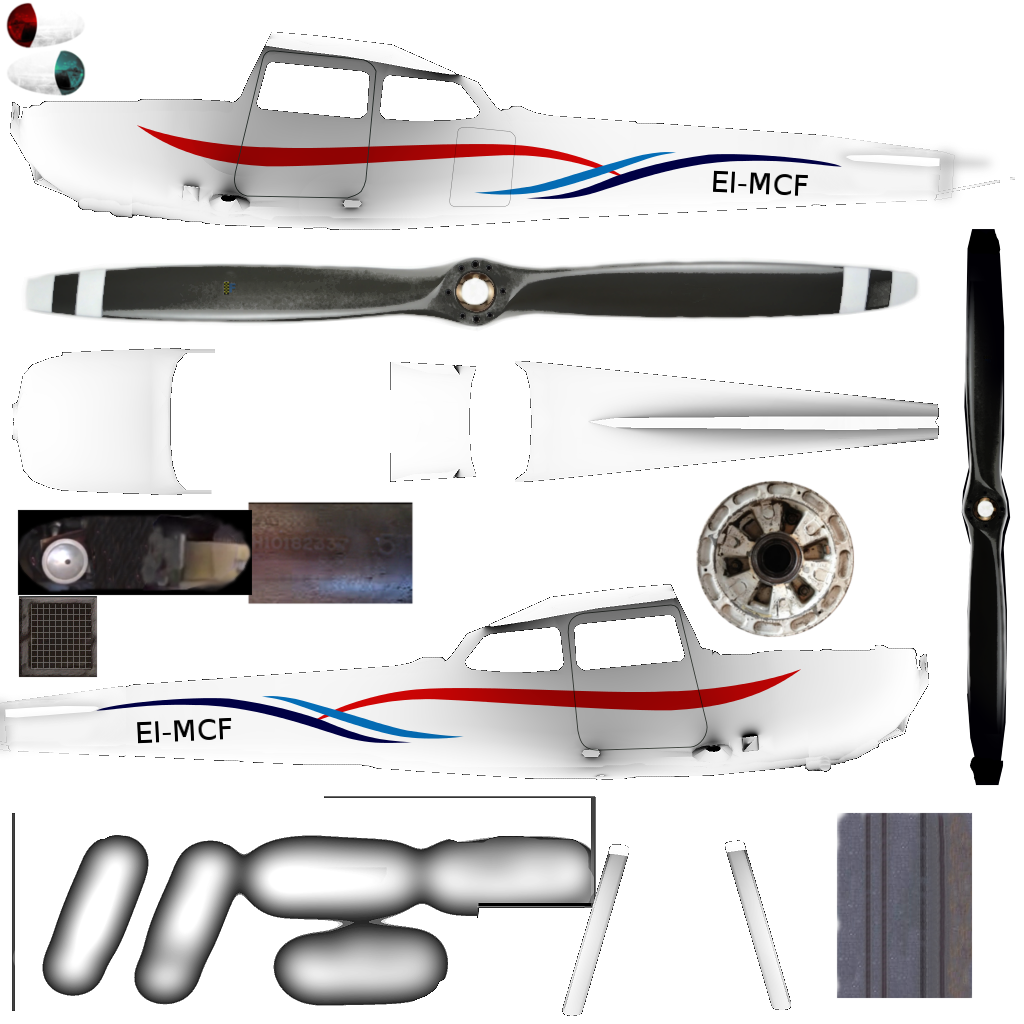
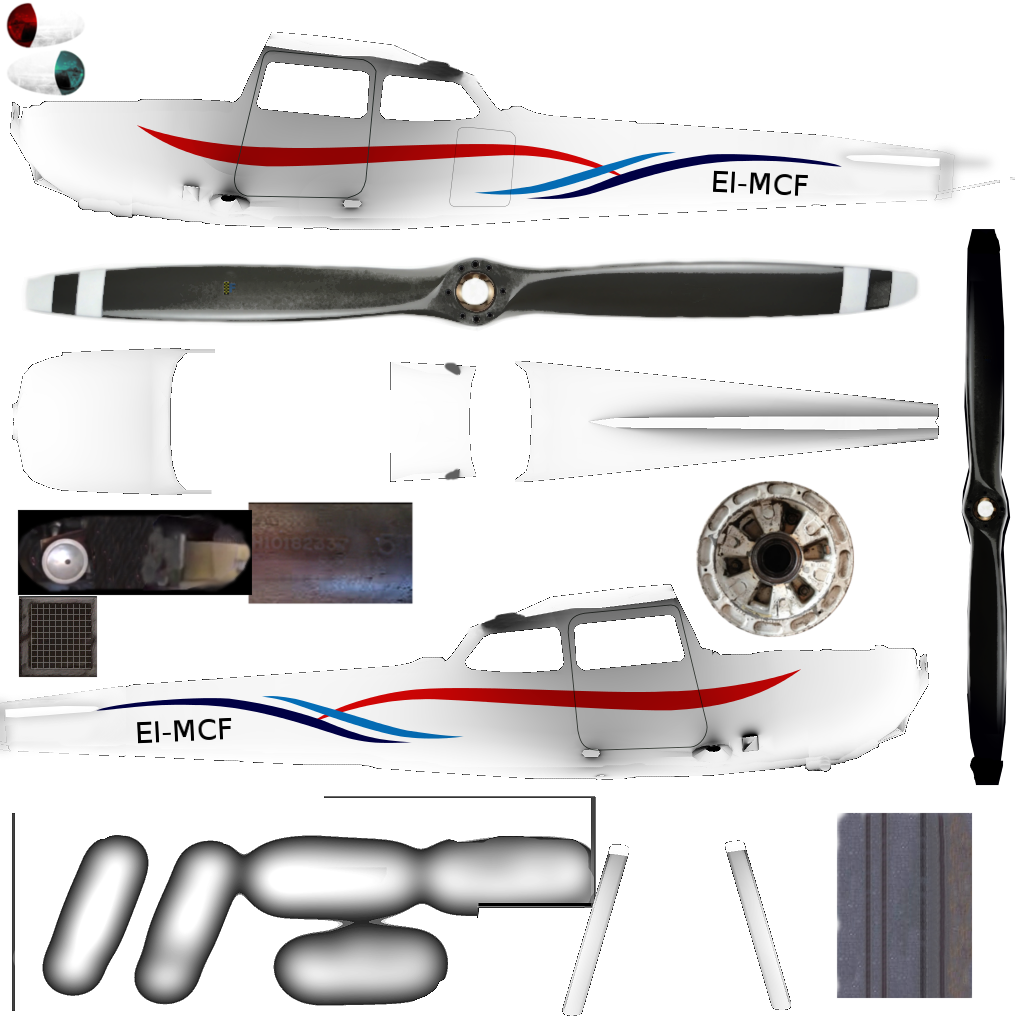
Comparing the layer stacks of the two 1024×1024 images. Changes:
added layer "Clipboard #3" above "Clipboard" over [332, 42, 613, 637]
hid "Clipboard" over [332, 42, 613, 637]
